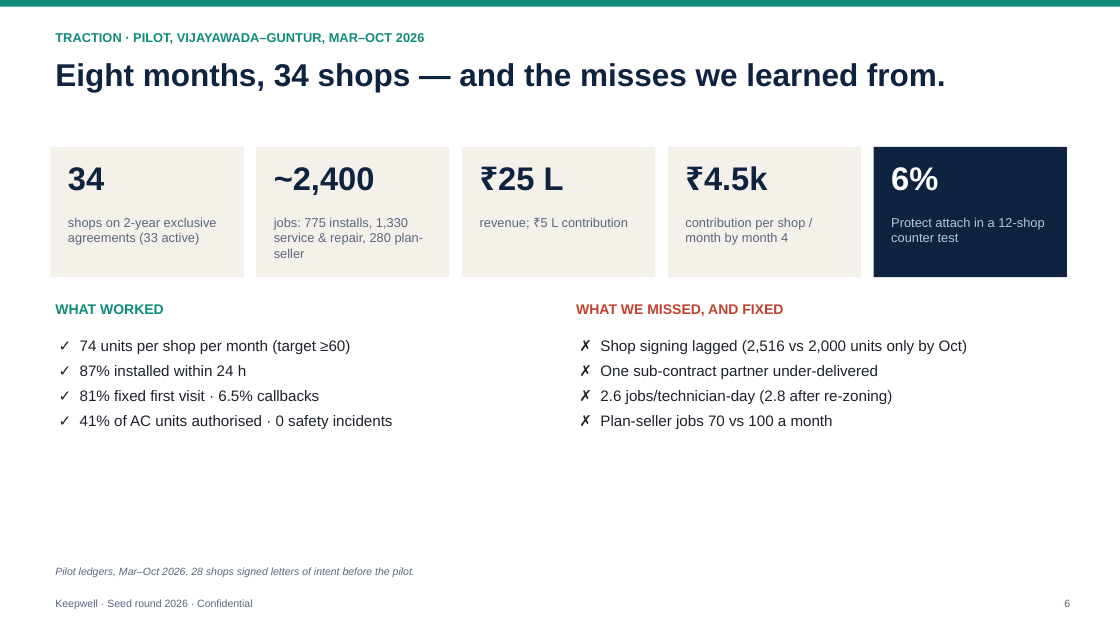
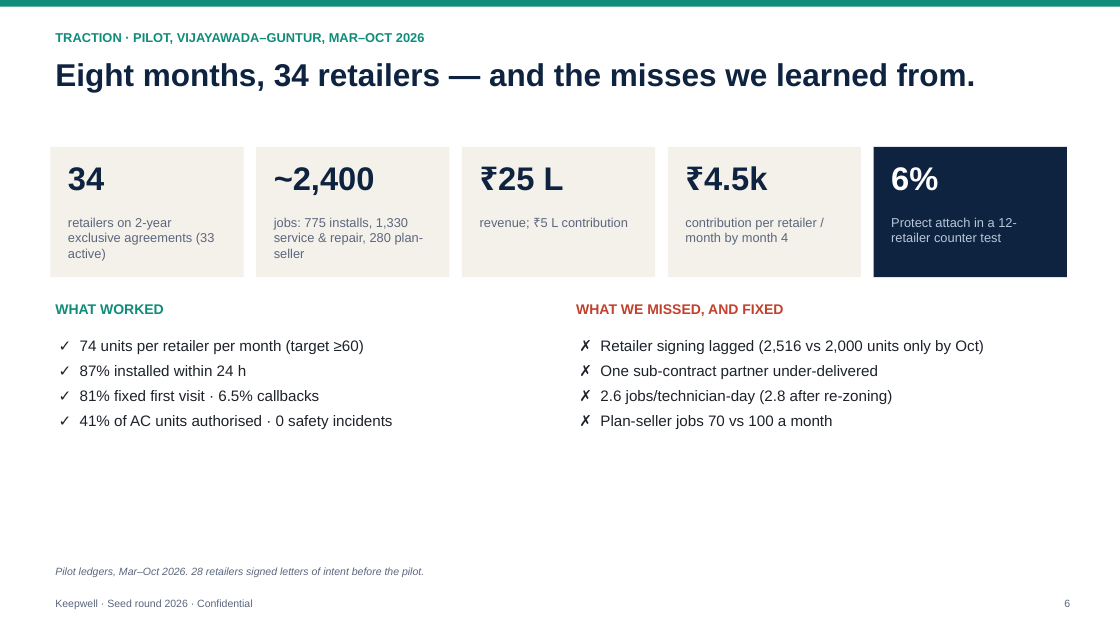
Before and after one commit to PrathyushaKalluri/keepwell, a slide deck: slide 6 of pitch_v2/deck/Keepwell_Seed_Deck.pptx. Drawn at 1120x630 pixels with LibreOffice and Linux fonts; fonts in the diff are those of the drawing. Boxes give left, top, right and bottom in pixels: in the first picture for what was removed or moved away, otherwise in the second. Text is boxed around its words. In the diff, an @@ line names an element or a change of style, - is before the commit and + after.

```diff
--- a/pitch_v2/deck/Keepwell_Seed_Deck.pptx
+++ b/pitch_v2/deck/Keepwell_Seed_Deck.pptx
@@ text at (55,63,976,92): text changed @@
-Eight months, 34 shops — and the misses we learned from.
+Eight months, 34 retailers — and the misses we learned from.
@@ text at (68,217,215,261): text changed @@
-shops on 2-year exclusive agreements (33 active)
+retailers on 2-year exclusive agreements (33 active)
@@ text at (685,218,817,245): text changed @@
-contribution per shop / month by month 4
+contribution per retailer / month by month 4
@@ text at (891,217,1017,242): text changed @@
-Protect attach in a 12-shop counter test
+Protect attach in a 12-retailer counter test
@@ text at (80,340,364,354): text changed @@
-✓ 74 units per shop per month (target ≥60)
+✓ 74 units per retailer per month (target ≥60)
@@ text at (600,340,984,354): text changed @@
-✗ Shop signing lagged (2,516 vs 2,000 units only by Oct)
+✗ Retailer signing lagged (2,516 vs 2,000 units only by Oct)
@@ text at (55,567,424,577): text changed @@
-Pilot ledgers, Mar–Oct 2026. 28 shops signed letters of intent before the pilot.
+Pilot ledgers, Mar–Oct 2026. 28 retailers signed letters of intent before the pilot.
```
Also in this commit, not shown: 12 other slides changed, 1 slide added, 1 slide removed, 40 other files.
